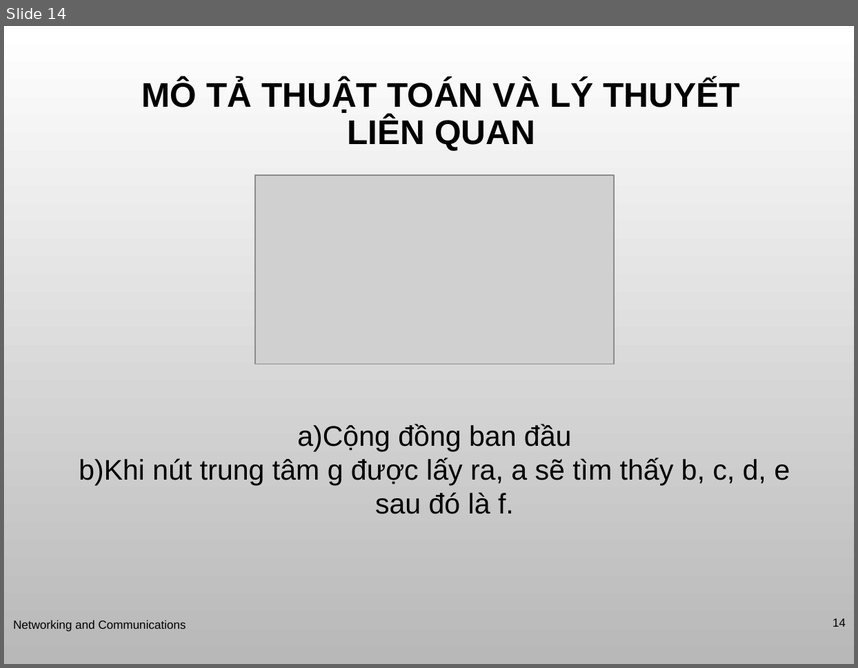
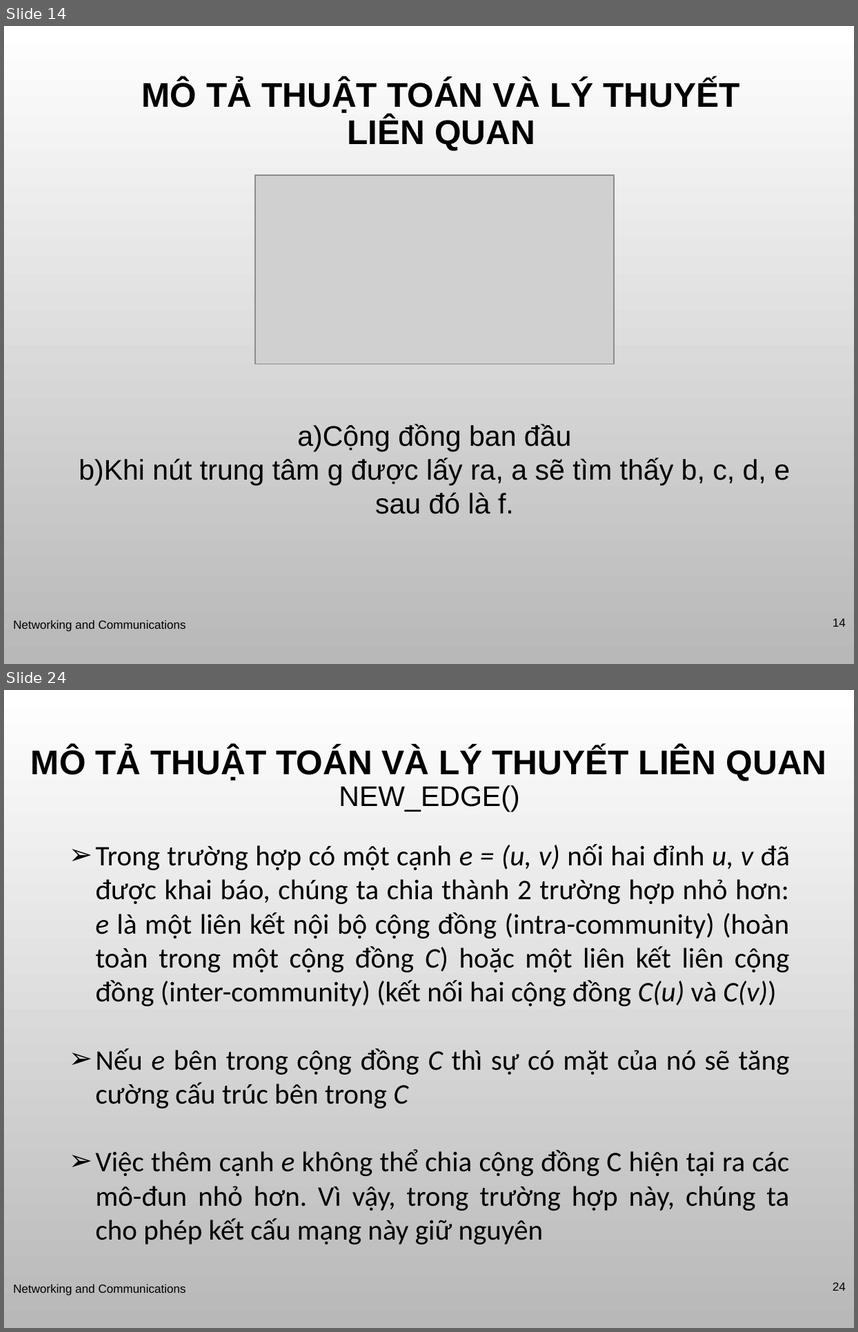
Before and after one commit to tunghd55/KLTN, a slide deck: Adaptive Algorithms for Detecting Community Structure in Dynamic.ppt. Shown one above the other, each under a label of ours: slide 14 before the commit, slides 14 and 24 after it; the slides between them are not shown. The pictures are 858x668 and 858x1332 pixels, drawn with LibreOffice and Linux fonts; fonts in the diff are those of the drawing; grey boxes stand for pictures; background and template pictures are left out. Boxes give left, top, right and bottom in pixels: in the first picture for what was removed or moved away, otherwise in the second. Text is boxed around its words. In the diff, an @@ line names an element or a change of style, - is before the commit and + after.

```diff
--- a/Adaptive Algorithms for Detecting Community Structure in Dynamic.ppt
+++ b/Adaptive Algorithms for Detecting Community Structure in Dynamic.ppt
@@ slide 24 added at (4,690,854,1328), background picture (left out) @@
@@ title added at (31,747,827,812), 29 pt, text #000000, bold @@
+MÔ TẢ THUẬT TOÁN VÀ LÝ THUYẾT LIÊN QUAN
+NEW_EDGE()
@@ text added at (96,844,790,1244), 24 pt, text #000000 @@
+➢ Trong trường hợp có một cạnh e = (u, v) nối hai đỉnh u, v đã được khai báo, chúng ta chia thành 2 trường hợp nhỏ hơn: e là một liên kết nội bộ cộng đồng (intra-community) (hoàn toàn trong một cộng đồng C) hoặc một liên kết liên cộng đồng (inter-community) (kết nối hai cộng đồng C(u) và C(v))
+➢ Nếu e bên trong cộng đồng C thì sự có mặt của nó sẽ tăng cường cấu trúc bên trong C
+➢ Việc thêm cạnh e không thể chia cộng đồng C hiện tại ra các mô-đun nhỏ hơn. Vì vậy, trong trường hợp này, chúng ta cho phép kết cấu mạng này giữ nguyên
@@ text added at (13,1283,186,1295), 10 pt, text #000000 @@
+Networking and Communications
@@ page number added at (833,1282,846,1290), 10 pt, text #000000 @@
+24
```
Also in this commit, not shown: 1 slide changed, 13 other slides added, 6 other files.
